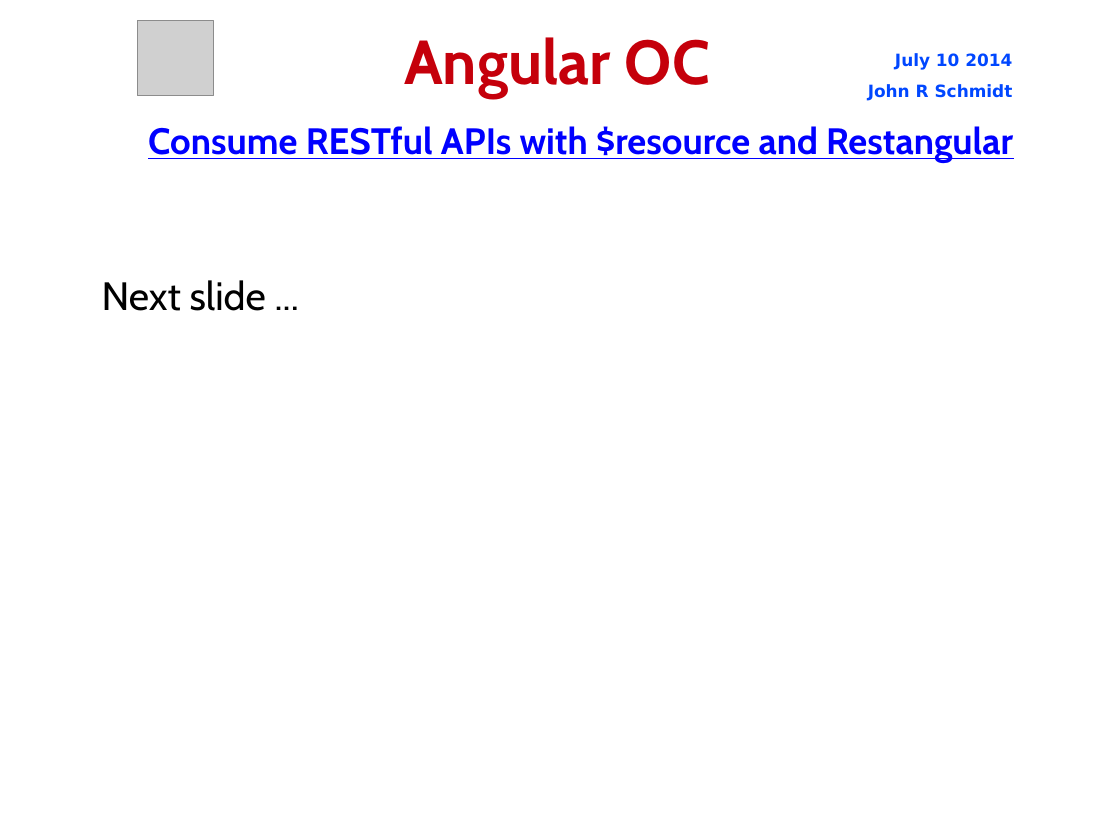
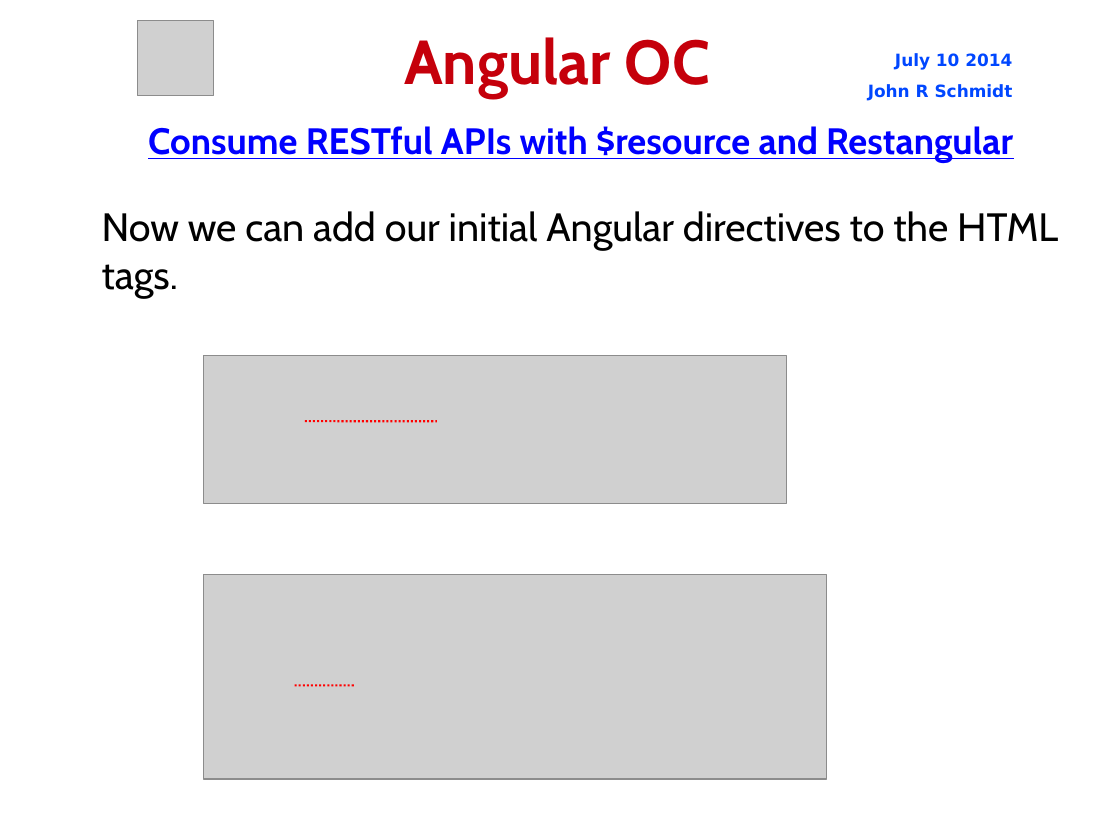
Before and after one commit to jrschmidt/fifa-angular-rest-demo, a slide deck: slide 17 of fifa.odp (slide 18 before the commit). Drawn at 1120x840 pixels with LibreOffice and Linux fonts; fonts in the diff are those of the drawing; grey boxes stand for pictures; background and template pictures are left out. Boxes give left, top, right and bottom in pixels: in the first picture for what was removed or moved away, otherwise in the second. Text is boxed around its words. In the diff, an @@ line names an element or a change of style, - is before the commit and + after.

Commit message:
add initial angular directives

```diff
--- a/fifa.odp
+++ b/fifa.odp
@@ subtitle added at [102, 211, 1058, 298], 28 pt, text #000000 @@
+Now we can add our initial Angular directives to the HTML tags.
@@ subtitle removed at [102, 280, 266, 311] @@
-Next slide ...
@@ picture added at [203, 356, 787, 504] @@
@@ line added from (305, 422) to (437, 422), #FF0000 1.45 pt @@
@@ picture added at [203, 575, 827, 780] @@
@@ line added from (295, 686) to (356, 686), #FF0000 1.45 pt @@
```
Also in this commit, not shown: 4 other slides changed, 1 slide removed, 4 other files.
